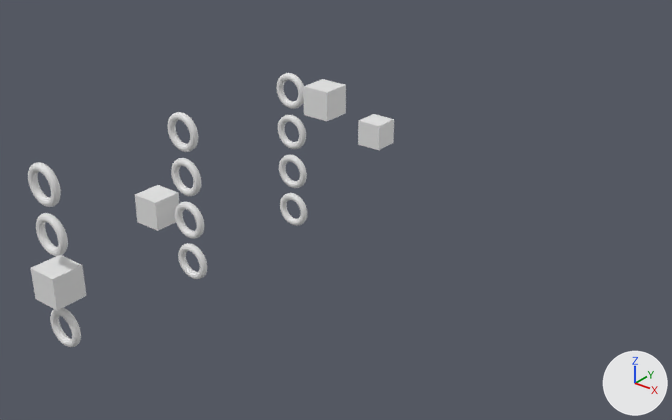
A saved change to the Blender file core/blender/Levels/Medium Levels/level6.blend.
Camera for both pictures: a 50 mm camera at (40.6, -25.8, 26.5) aimed at (3.5, 20.6, -2.2). The lights are fixed; the arrows at lower right show +X, +Y and +Z.

In view in the first picture: 'Gate.000', 'Gate.001', 'Gate.002', 'Gate.003', 'Gate.004', 'Gate.005', 'Gate.006', 'Gate.007', 'Gate.008', 'Gate.009', 'Gate.010', 'Level', 'changePointsUpgrade', 'changePointsUpgrade.001', 'changeTimeUpgrade'.
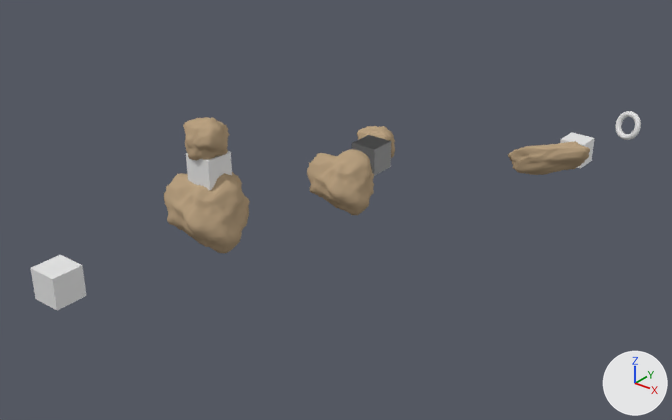
Where the change shows, as pixel boxes (x1, y1, x2, y2) in the pictures (672 x 420 px):
'Cube.002', added (beige): after (164, 172, 250, 253)
'Cube.003', added (beige): after (307, 149, 374, 215)
'changePointsUpgrade', moved: before (135, 185, 179, 231); after (186, 151, 232, 190)
'changePointsUpgrade.001', moved: before (303, 79, 346, 121); after (352, 135, 391, 176)
'Cube.004', added (brown): after (508, 141, 590, 175)
'Cube.000', added (beige): after (183, 117, 229, 161)
'changeTimeUpgrade', moved (not visible afterwards): before (358, 114, 394, 150)
'Gate.000', moved, turned: before (175, 202, 204, 239); after (615, 111, 641, 140)
'Gate.005', deleted: before (28, 162, 61, 207)
'Gate.004', deleted: before (36, 213, 68, 256)
'Gate.010', deleted: before (50, 308, 81, 347)
'Gate.006', deleted: before (168, 112, 198, 152)
'Gate.003', deleted: before (171, 158, 201, 196)
'Gate.009', deleted: before (178, 243, 207, 279)
'Gate.007', deleted: before (276, 73, 304, 109)
'Gate.002', deleted: before (278, 115, 306, 149)
'Gate.001', deleted: before (279, 155, 307, 188)
'Gate.008', deleted: before (280, 193, 307, 226)
'Cube.001', added (beige): after (357, 126, 395, 158)
'changePointsUpgrade.003', added: after (560, 132, 594, 168)

What changed in the scene script:
```text
Change ob_changepointsupgrade_001:
    ob_changepointsupgrade_001.location: (3.0, 20.0, 6.0) -> (4.0, 24.0, 1.0)
Remove ob_gate_009:
    ob_gate_009 = bpy.data.objects.new('Gate.009', me_gate_018)
Remove ob_gate_010:
    ob_gate_010 = bpy.data.objects.new('Gate.010', me_gate_019)
Remove ob_gate_008:
    ob_gate_008 = bpy.data.objects.new('Gate.008', me_gate_017)
Remove ob_gate_006:
    ob_gate_006 = bpy.data.objects.new('Gate.006', me_gate_015)
Remove ob_gate_007:
    ob_gate_007 = bpy.data.objects.new('Gate.007', me_gate_016)
Remove ob_gate_005:
    ob_gate_005 = bpy.data.objects.new('Gate.005', me_gate_014)
Remove ob_gate_004:
    ob_gate_004 = bpy.data.objects.new('Gate.004', me_gate_013)
Remove ob_gate_003:
    ob_gate_003 = bpy.data.objects.new('Gate.003', me_gate_012)
Remove ob_gate_002:
    ob_gate_002 = bpy.data.objects.new('Gate.002', me_gate_011)
Remove ob_gate_001:
    ob_gate_001 = bpy.data.objects.new('Gate.001', me_gate_001)
Change ob_gate_000:
    ob_gate_000.location: (0.0, 10.0, 0.0) -> (13.0, 49.0, -2.0)
    ob_gate_000.rotation_euler: (1.571, 0.0, 0.0) -> (1.171, -0.773, -0.0354)  # degrees (90, 0, 0) -> degrees (67, -44, -2)
Change ob_changepointsupgrade:
    ob_changepointsupgrade.location: (-3.0, 10.0, 0.0) -> (0.0, 12.0, 3.0)
Change ob_changetimeupgrade:
    ob_changetimeupgrade.location: (0.0, 30.0, 0.0) -> (4.0, 24.0, 1.0)
Add ob_changepointsupgrade_003:
    ob_changepointsupgrade_003 = bpy.data.objects.new('changePointsUpgrade.003', me_cube_002.copy())  # the mesh of ob_changetimeupgrade
    ob_changepointsupgrade_003.location = (12.0, 41.0, -2.0)
Add ob_cube_004:
    ob_cube_004 = bpy.data.objects.new('Cube.004', me_cube_009)  # 1538 vertices, 1536 faces; spans x -0.99..0.89, y -0.8..0.91, z -0.82..0.9; in mat_material_004 (its picture is missing)
    ob_cube_004.location = (11.0, 38.0, -2.0)
    ob_cube_004.rotation_euler = (2.576, 2.755, -0.0283)  # degrees (148, 158, -1.6)
    ob_cube_004.scale = (4.03, 1.18, 1.79)
Add ob_cube_003:
    ob_cube_003 = bpy.data.objects.new('Cube.003', me_cube_007)  # 1538 vertices, 1536 faces; spans x -0.99..0.89, y -0.8..0.91, z -0.82..0.9; in mat_material_003 (its picture is missing)
    ob_cube_003.location = (4.0, 21.0, 0.0)
    ob_cube_003.rotation_euler = (1.571, 0.0, 0.0)  # degrees (90, 0, 0)
    ob_cube_003.scale = (2.6, 2.6, 2.6)
Add ob_cube_001:
    ob_cube_001 = bpy.data.objects.new('Cube.001', me_cube_006)  # 1538 vertices, 1536 faces; spans x -0.99..0.89, y -0.8..0.91, z -0.82..0.9; in mat_material_002 (its picture is missing)
    ob_cube_001.location = (3.0, 26.0, 1.0)
    ob_cube_001.rotation_euler = (2.576, 2.755, -0.0283)  # degrees (148, 158, -1.6)
    ob_cube_001.scale = (1.76, 1.76, 1.76)
Add ob_cube_000:
    ob_cube_000 = bpy.data.objects.new('Cube.000', me_cube_003)  # 1538 vertices, 1536 faces; spans x -0.99..0.89, y -0.8..0.91, z -0.82..0.9; in mat_material_001 (its picture is missing)
    ob_cube_000.location = (0.0, 12.0, 5.0)
    ob_cube_000.rotation_euler = (2.576, 2.755, -0.0283)  # degrees (148, 158, -1.6)
    ob_cube_000.scale = (1.76, 1.76, 1.76)
Add ob_cube_002:
    ob_cube_002 = bpy.data.objects.new('Cube.002', me_cube_002_1)  # 1538 vertices, 1536 faces; spans x -0.99..0.89, y -0.8..0.91, z -0.82..0.9; in mat_material (its picture is missing)
    ob_cube_002.location = (0.0, 12.0, 0.0)
    ob_cube_002.rotation_euler = (1.571, 0.0, 0.0)  # degrees (90, 0, 0)
    ob_cube_002.scale = (3.11, 3.11, 3.08)
```
